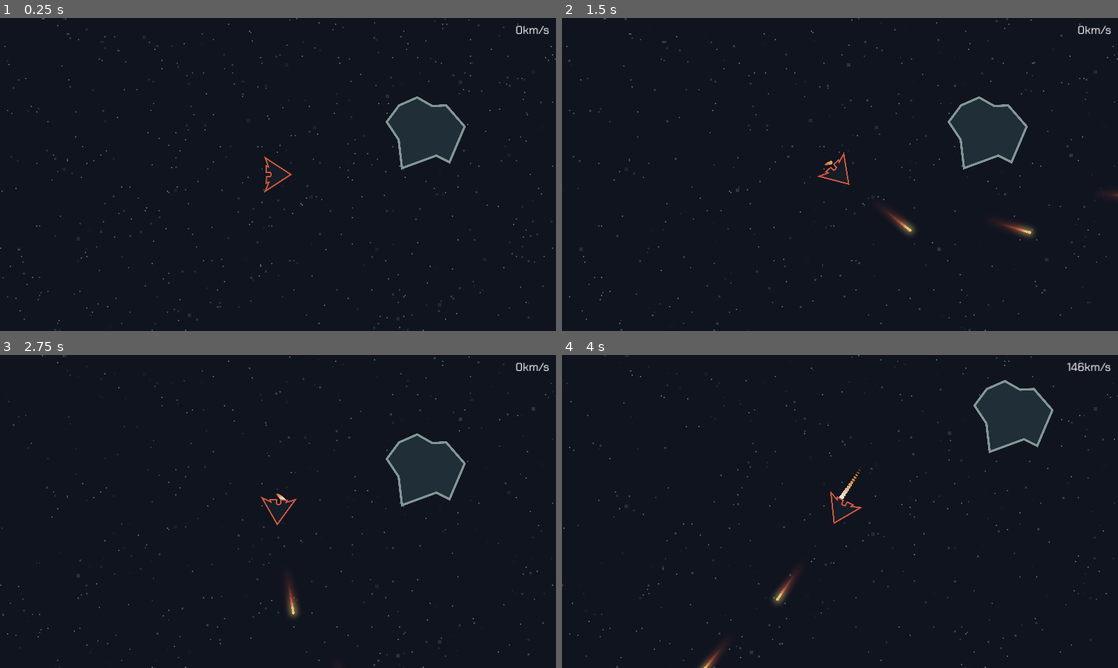
Above: before the commit, frames 1-4 (two rows, left to right).
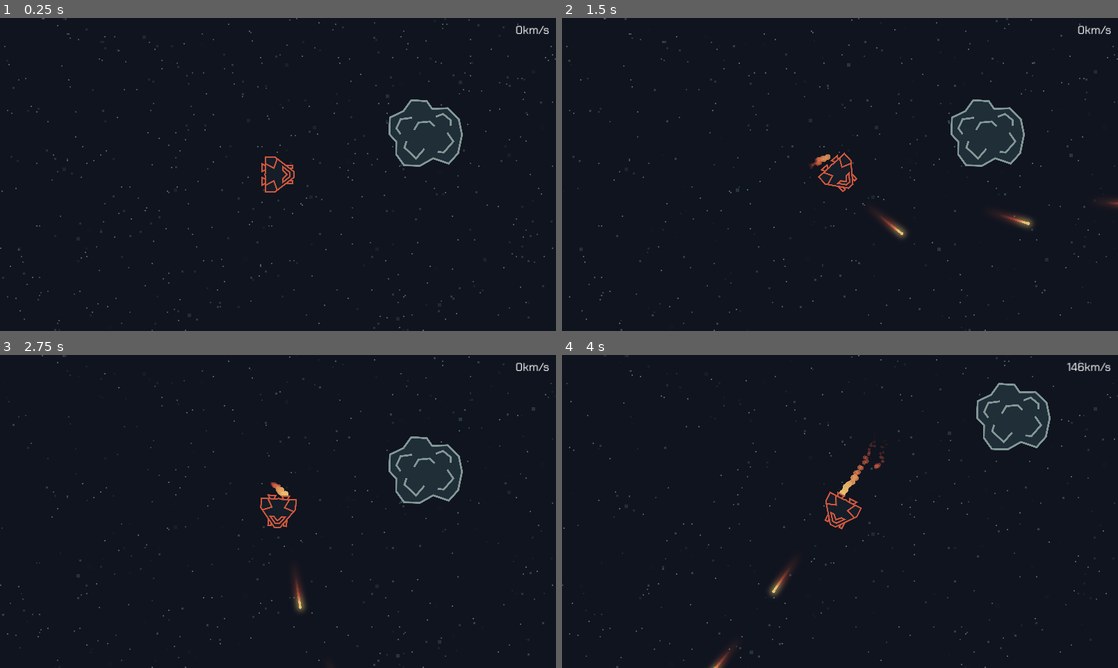
Above: after the commit, the same moments.

Repository: JoeZlonicky/asteroid-miner-prototype
Game: Godot game, scene res://game/game.tscn
Two runs of this game, one before a commit and one after it. Both use one fixed random seed, a clock stepped at 60 frames per second and the inputs below.
Inputs:
- Up to frame 1 (0.25 s): no input
- Up to frame 2 (1.5 s): tap Enter at 0.5 s; hold D (turn_right) 0.53-1.28 s; hold Space (shoot) 0.53-1.28 s; hold S (slow_down) from 1.28 s (still down); tap Space (shoot) at 1.35 s
- Up to frame 3 (2.75 s): release S (slow_down) at 2.03 s; hold D (turn_right) from 2.03 s (still down); hold Space (shoot) from 2.03 s (still down)
- Up to frame 4 (4 s): release D (turn_right) at 2.78 s; release Space (shoot) at 2.78 s; hold W (move_forward) 2.78-3.53 s; tap Space (shoot) at 2.85 s; hold A (turn_left) from 3.53 s (still down); hold Space (shoot) from 3.53 s (still down)

The runs differ from the first frame. In frame 1, 1.0% of the frame differs, in the area x 47-84%, y 24-56%; in frame 2, 1.7%, in the area x 44-100%, y 24-71%; in frame 3, 1.3%; in frame 4, 1.7%.
Error before the commit: Parse Error: Preload file "uid://khb2p6ufatqq" does not exist. (res://data/items/item_data.gd:4)

Commit message:
Art overhaul

Diff:
--- a/assets/art/asteroid/asteroid.svg
+++ b/assets/art/asteroid/asteroid.svg
@@ -2,9 +2,9 @@
 <!-- Created with Inkscape (http://www.inkscape.org/) -->
 
 <svg
-   width="176.72076mm"
-   height="161.05788mm"
-   viewBox="0 0 176.72076 161.05788"
+   width="617.51416"
+   height="559.12317"
+   viewBox="0 0 163.38395 147.93467"
    version="1.1"
    id="svg1"
    sodipodi:docname="asteroid.svg"
@@ -22,10 +22,10 @@
      inkscape:pageopacity="0.0"
      inkscape:pagecheckerboard="0"
      inkscape:deskcolor="#d1d1d1"
-     inkscape:document-units="mm"
-     inkscape:zoom="0.73139029"
-     inkscape:cx="250.20841"
-     inkscape:cy="125.1042"
+     inkscape:document-units="px"
+     inkscape:zoom="0.12929276"
+     inkscape:cx="2142.4247"
+     inkscape:cy="382.85207"
      inkscape:window-width="1920"
      inkscape:window-height="1017"
      inkscape:window-x="1912"
@@ -38,11 +38,36 @@
      inkscape:label="Layer 1"
      inkscape:groupmode="layer"
      id="layer1"
-     transform="translate(6.5470486,-68.075419)">
+     transform="translate(-1.7349916,-71.575509)">
     <path
-       style="fill:#202e37;fill-opacity:1;stroke:#819796;stroke-width:5;stroke-dasharray:none;stroke-opacity:1"
-       d="M -3.4894253,124.40686 23.425891,88.255984 63.073303,70.867264 96.354671,89.678504 126.742,88.231464 167.25845,134.53598 133.97707,212.67482 105.03676,198.20466 29.791939,225.69798 22.556867,163.4763 Z"
+       style="fill:#202e37;fill-opacity:1;stroke:#819796;stroke-width:4.23333;stroke-dasharray:none;stroke-opacity:1"
+       d="M 5.1926697,111.74547 34.640264,97.661588 51.85893,73.761296 85.826084,75.89479 97.439933,92.572536 131.4448,91.48725 l 24.59928,23.87577 6.91375,33.91282 -8.43859,40.53952 -20.54217,22.85946 L 99.972205,201.09869 71.03189,217.37764 36.201962,216.38353 18.665536,192.17659 18.939327,164.56156 3.8816122,148.30568 Z"
        id="path1"
-       sodipodi:nodetypes="ccccccccccc" />
+       sodipodi:nodetypes="ccccccccccccccccc" />
+    <path
+       style="fill:#202e37;stroke:#819796;stroke-width:4.23333;stroke-dasharray:none"
+       d="m 58.017589,139.00619 9.767355,-16.27891 24.599268,-2.17053 10.852618,10.1291"
+       id="path2"
+       sodipodi:nodetypes="cccc" />
+    <path
+       style="fill:#202e37;stroke:#819796;stroke-width:4.23333;stroke-dasharray:none"
+       d="M 41.297954,163.59429 36.949375,177.40742 62.273444,201.4525 80.435151,180.477"
+       id="path3"
+       sodipodi:nodetypes="cccc" />
+    <path
+       style="fill:#202e37;stroke:#819796;stroke-width:4.23333;stroke-dasharray:none"
+       d="m 130.68957,145.00123 13.31219,19.1623 -20.85759,23.95731 -13.69965,-1.09591"
+       id="path4"
+       sodipodi:nodetypes="cccc" />
+    <path
+       style="fill:#202e37;stroke:#819796;stroke-width:4.23333;stroke-dasharray:none"
+       d="m 105.59873,110.00822 15.85953,-6.13917 16.88271,13.81313 -0.5116,11.76674"
+       id="path5"
+       sodipodi:nodetypes="cccc" />
+    <path
+       style="fill:#202e37;stroke:#819796;stroke-width:4.23333;stroke-dasharray:none"
+       d="m 53.640182,112.1611 -25.203054,3.31785 -9.095266,19.95854 9.131627,12.58867"
+       id="path6"
+       sodipodi:nodetypes="cccc" />
   </g>
 </svg>
--- a/assets/art/player_ship/player_ship.svg
+++ b/assets/art/player_ship/player_ship.svg
@@ -2,9 +2,9 @@
 <!-- Created with Inkscape (http://www.inkscape.org/) -->
 
 <svg
-   width="80.632187mm"
-   height="62.239086mm"
-   viewBox="0 0 80.632187 62.239087"
+   width="299.67117"
+   height="274.79736"
+   viewBox="0 0 79.287998 72.706803"
    version="1.1"
    id="svg1"
    inkscape:version="1.3 (0e150ed6c4, 2023-07-21)"
@@ -25,10 +25,10 @@
      inkscape:pageopacity="0.0"
      inkscape:pagecheckerboard="0"
      inkscape:deskcolor="#353535"
-     inkscape:document-units="mm"
+     inkscape:document-units="px"
      inkscape:zoom="1.0343421"
-     inkscape:cx="65.742272"
-     inkscape:cy="87.49523"
+     inkscape:cx="-3.3837934"
+     inkscape:cy="106.83119"
      inkscape:window-width="1920"
      inkscape:window-height="1017"
      inkscape:window-x="1912"
@@ -38,16 +38,61 @@
      inkscape:export-bgcolor="#ffffff6c"
      showgrid="false" />
   <defs
-     id="defs1" />
+     id="defs1">
+    <inkscape:path-effect
+       effect="mirror_symmetry"
+       start_point="76.839816,122.62082"
+       end_point="76.839816,140.84118"
+       center_point="76.839816,131.731"
+       id="path-effect9"
+       is_visible="true"
+       lpeversion="1.2"
+       lpesatellites=""
+       mode="vertical"
+       discard_orig_path="false"
+       fuse_paths="true"
+       oposite_fuse="false"
+       split_items="false"
+       split_open="false"
+       link_styles="false" />
+  </defs>
   <g
      inkscape:groupmode="layer"
      id="layer1"
      inkscape:label="Layer 1"
-     transform="translate(-66.173667,-122.38729)">
+     transform="matrix(3.9904152,0,0,3.9904152,-266.97877,-489.308)"
+     inkscape:path-effect="#path-effect9">
     <path
-       style="fill:#151d28;fill-opacity:1;stroke:#cf573c;stroke-width:3.00011035;stroke-dasharray:none;stroke-opacity:1"
-       d="m 70,181.47841 36.48976,-56.33208 36.48976,56.33208 -19.60385,-7.7768 2.10854,5.1951 -14.21646,-0.27 -0.76539,-8.69122 -4.01246,-1.27811 -4.39593,1.4417 -0.4411,8.96597 -14.089001,0.46649 2.123268,-4.94388 z"
+       style="fill:#151d28;fill-opacity:1;fill-rule:nonzero;stroke:#cf573c;stroke-width:0.795657;stroke-dasharray:none"
+       d="m 72.1178,138.53191 -1.087869,1.90376 4.079507,-0.0453 -0.906557,-1.90377 m 7.358945,0.0453 1.087869,1.90376 -4.079507,-0.0453 0.906557,-1.90377"
+       id="path11"
+       inkscape:original-d="m 72.1178,138.53191 -1.087869,1.90376 4.079507,-0.0453 -0.906557,-1.90377"
+       transform="translate(2.9656591e-6)"
+       sodipodi:nodetypes="cccc" />
+    <path
+       style="fill:#151d28;fill-opacity:1;fill-rule:nonzero;stroke:#cf573c;stroke-width:0.795657;stroke-dasharray:none"
+       d="m 71.732513,127.4719 0.03822,-3.66216 1.556034,0.004 -0.0078,1.84515 m 8.628146,1.81301 -0.03822,-3.66216 -1.556034,0.004 0.0078,1.84515"
+       id="path10"
+       inkscape:original-d="m 71.732513,127.4719 0.03822,-3.66216 1.556034,0.004 -0.0078,1.84515"
+       transform="translate(2.9656591e-6)"
+       sodipodi:nodetypes="cccc" />
+    <path
+       style="fill:#151d28;fill-opacity:1;fill-rule:nonzero;stroke:#cf573c;stroke-width:0.795657;stroke-dasharray:none;stroke-opacity:1"
+       d="m 76.839816,138.89735 -1.458295,-0.37318 -8.076877,0.064 0.02366,-5.26689 7.921625,-10.30259 1.589887,-4e-5 1.589887,4e-5 7.921625,10.30259 0.02366,5.26689 -8.076877,-0.064 z"
        id="path1"
-       sodipodi:nodetypes="ccccccccccccc" />
+       sodipodi:nodetypes="cccccc"
+       inkscape:original-d="m 76.888771,138.90988 -1.50725,-0.38571 -8.076877,0.064 0.02366,-5.26689 7.921625,-10.30259 1.669207,-4e-5" />
+    <path
+       style="fill:none;stroke:#cf573c;stroke-width:0.795657;stroke-dasharray:none"
+       d="m 76.839816,125.12864 -1.132795,0.0112 -3.045301,3.82424 c 0,0 1.317929,0.0154 1.896764,-0.009 l 2.281332,-2.25049 2.281332,2.25049 c 0.578835,0.0244 1.896764,0.009 1.896764,0.009 l -3.045301,-3.82424 z"
+       id="path6"
+       sodipodi:nodetypes="ccccc"
+       inkscape:original-d="m 76.921834,125.12783 -1.214813,0.012 -3.045301,3.82424 c 0,0 1.317929,0.0154 1.896764,-0.009 l 2.36335,-2.3314" />
+    <path
+       style="fill:none;stroke:#cf573c;stroke-width:0.795657;stroke-dasharray:none"
+       d="m 70.893947,138.62256 2.447706,-4.62344 -5.167376,-1.85844 m 14.611408,6.48188 -2.447706,-4.62344 5.167376,-1.85844"
+       id="path9"
+       inkscape:original-d="m 70.893947,138.62256 2.447706,-4.62344 -5.167376,-1.85844"
+       sodipodi:nodetypes="ccc" />
   </g>
 </svg>
--- a/data/components/blaster/blaster.gd
+++ b/data/components/blaster/blaster.gd
@@ -8,8 +8,7 @@
 @onready var cooldown_timer: Timer = $Cooldown
 @onready var points: Array = [
 	$Point1,
-	$Point2,
-	$Point3
+	$Point2
 ]
 
 func active_update(_delta: float) -> void:
--- a/data/components/blaster/blaster.tscn
+++ b/data/components/blaster/blaster.tscn
@@ -7,14 +7,11 @@
 script = ExtResource("2_2rlo4")
 
 [node name="Point1" type="Marker2D" parent="." index="0"]
-position = Vector2(1, 0)
+position = Vector2(0, -16)
 
 [node name="Point2" type="Marker2D" parent="." index="1"]
-position = Vector2(0, -1)
+position = Vector2(0, 16)
 
-[node name="Point3" type="Marker2D" parent="." index="2"]
-position = Vector2(0, 1)
-
-[node name="Cooldown" type="Timer" parent="." index="3"]
+[node name="Cooldown" type="Timer" parent="." index="2"]
 wait_time = 0.25
 one_shot = true
--- a/data/components/thrusters/thrusters.tscn
+++ b/data/components/thrusters/thrusters.tscn
@@ -8,7 +8,7 @@
 script = ExtResource("2_ttra4")
 
 [node name="Trail" parent="." index="0" instance=ExtResource("3_sjvwb")]
-position = Vector2(-16, -11)
+position = Vector2(0, -14)
 
 [node name="Trail2" parent="." index="1" instance=ExtResource("3_sjvwb")]
-position = Vector2(-16, 11)
+position = Vector2(0, 14)
--- a/data/components/thrusters/trail/trail.tscn
+++ b/data/components/thrusters/trail/trail.tscn
@@ -10,14 +10,14 @@
 curve = SubResource("Curve_maiin")
 
 [sub_resource type="Gradient" id="Gradient_vcqdl"]
-offsets = PackedFloat32Array(0, 0.543408)
-colors = PackedColorArray(0.921569, 0.929412, 0.913725, 1, 0.854902, 0.52549, 0.243137, 1)
+offsets = PackedFloat32Array(0, 0.469453, 1)
+colors = PackedColorArray(0.909804, 0.756863, 0.439216, 1, 0.811765, 0.341176, 0.235294, 1, 0.647059, 0.188235, 0.188235, 1)
 
 [sub_resource type="GradientTexture1D" id="GradientTexture1D_w5tbn"]
 gradient = SubResource("Gradient_vcqdl")
 
 [sub_resource type="Curve" id="Curve_i5obm"]
-_data = [Vector2(0, 1), 6.54141, -0.870444, 0, 0, Vector2(1, 0.133835), -0.403153, 0.0, 0, 0]
+_data = [Vector2(0, 1), 6.54141, -0.200259, 0, 0, Vector2(1, 0.216686), -0.0455948, 0.0, 0, 0]
 point_count = 2
 
 [sub_resource type="CurveTexture" id="CurveTexture_n4722"]
@@ -25,14 +25,16 @@
 
 [sub_resource type="ParticleProcessMaterial" id="ParticleProcessMaterial_47pxo"]
 particle_flag_disable_z = true
+emission_shape = 3
+emission_box_extents = Vector3(4, 4, 1)
 angle_max = 720.0
 direction = Vector3(-1, 0, 0)
 spread = 10.0
 initial_velocity_min = 30.0
 initial_velocity_max = 30.0
 gravity = Vector3(0, 0, 0)
-scale_min = 0.15
-scale_max = 0.15
+scale_min = 0.2
+scale_max = 0.2
 scale_curve = SubResource("CurveTexture_n4722")
 color_ramp = SubResource("GradientTexture1D_w5tbn")
 alpha_curve = SubResource("CurveTexture_movmc")
@@ -40,7 +42,7 @@
 [node name="Trail" type="GPUParticles2D"]
 show_behind_parent = true
 position = Vector2(-14, 0)
-amount = 256
+amount = 32
 process_material = SubResource("ParticleProcessMaterial_47pxo")
 texture = ExtResource("1_jnkvt")
-lifetime = 0.5
+preprocess = 0.05
--- a/data/entities/asteroid/asteroid.gd
+++ b/data/entities/asteroid/asteroid.gd
@@ -4,7 +4,7 @@
 const ORE_DATA: ItemData = preload("uid://detpa4q3sm7m0")
 
 const N_ORE_DROPPED = 5
-const MAX_HEALTH: int = 3
+const MAX_HEALTH: int = 20
 
 var current_health: int = MAX_HEALTH
 
--- a/data/entities/player_ship/player_ship.tscn
+++ b/data/entities/player_ship/player_ship.tscn
@@ -12,10 +12,10 @@
 script = ExtResource("1_dvebg")
 
 [node name="Blaster" parent="." index="0" instance=ExtResource("2_avet5")]
-position = Vector2(39, 0)
+position = Vector2(31, 0)
 
 [node name="Thrusters" parent="." index="1" instance=ExtResource("3_6yd2e")]
-position = Vector2(-6, 0)
+position = Vector2(-37, 0)
 
 [node name="Inventory" parent="." index="2" instance=ExtResource("4_lans1")]
 
--- a/data/items/item_data.gd
+++ b/data/items/item_data.gd
@@ -1,7 +1,7 @@
 class_name ItemData
 extends Resource
 
-const PICKUP_SCENE = preload('uid://khb2p6ufatqq')
+const PICKUP_SCENE = preload('uid://3g4olpnu6hiy')
 
 @export var name: String
 @export var sprite: Texture
--- a/data/projectiles/projectile.tscn
+++ b/data/projectiles/projectile.tscn
@@ -118,7 +118,7 @@
 texture = ExtResource("4_go515")
 
 [node name="Glow" type="Sprite2D" parent="Explosion"]
-texture = ExtResource("5_2lhch")
+texture = ExtResource("4_go515")
 
 [node name="AnimationPlayer" type="AnimationPlayer" parent="Explosion"]
 libraries = {
Not shown, changed: assets/art/player_ship/player_ship.svg.import
